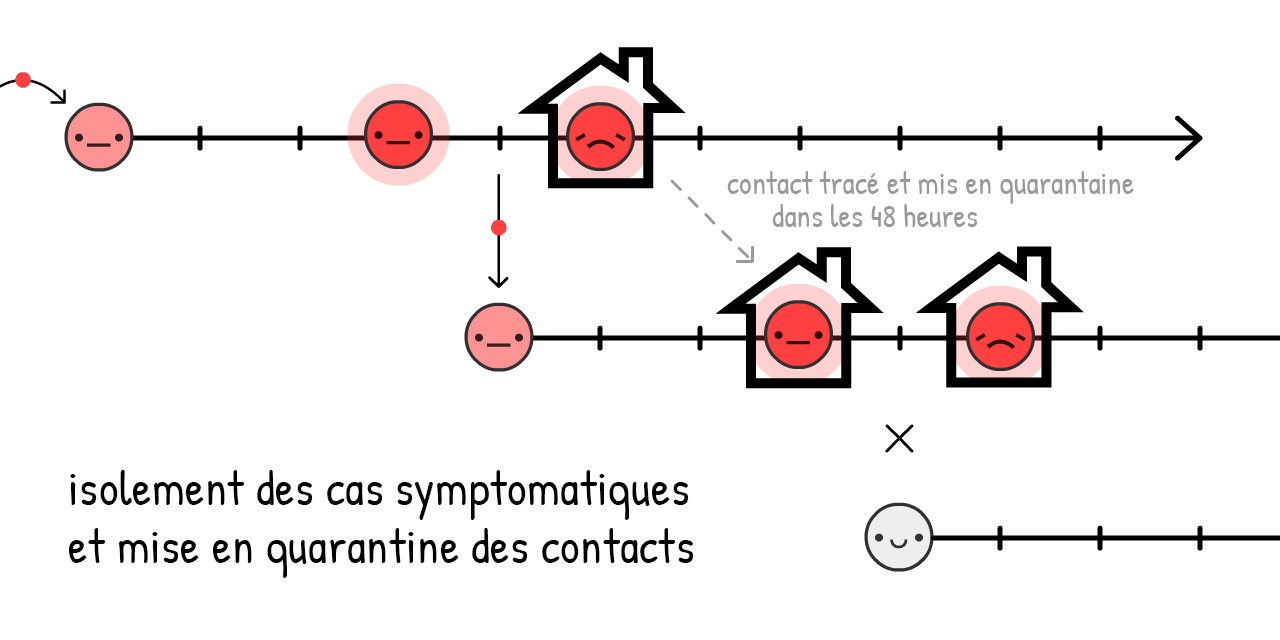
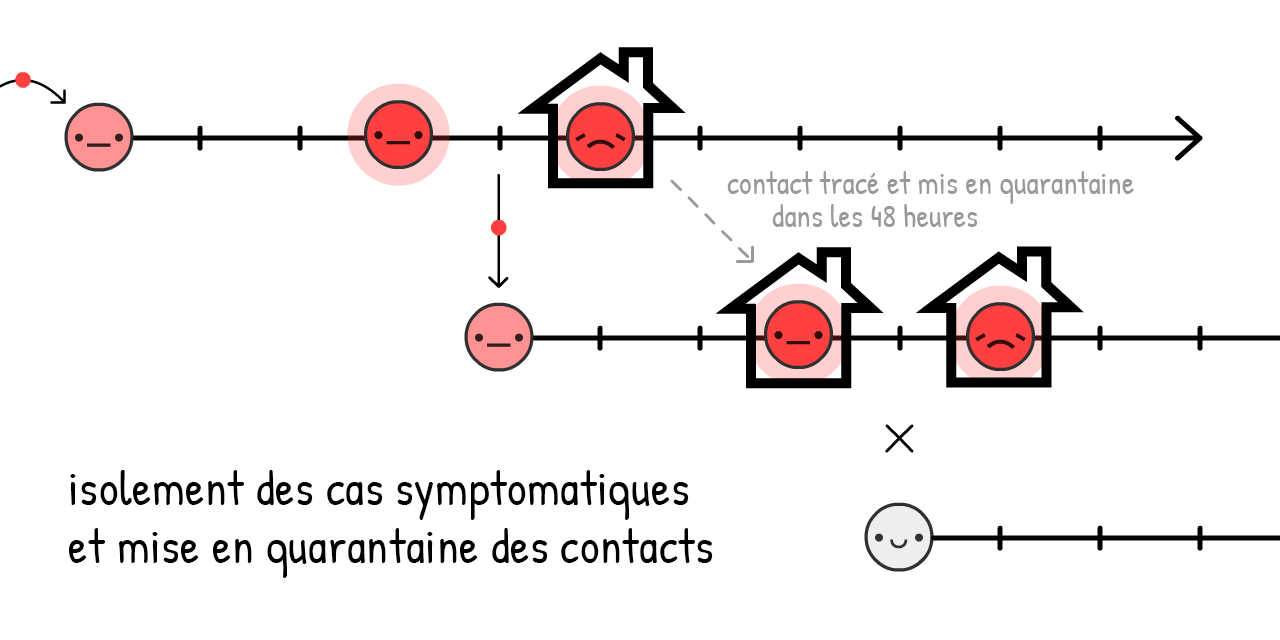
The second 1280 x 640 image is a revision of the first. Changes to its layers:
renamed "isolement des cas symptomatiques et mise en quarantine des cont" to "isolement des cas symptomatiques et mise en quarantaine des con", painted on it over <box>407,528,713,563</box>
